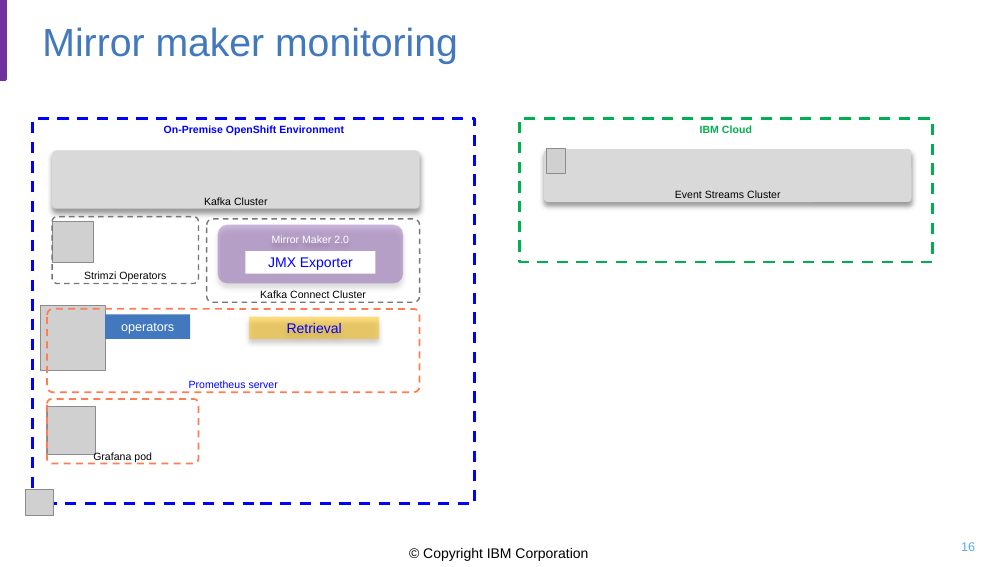
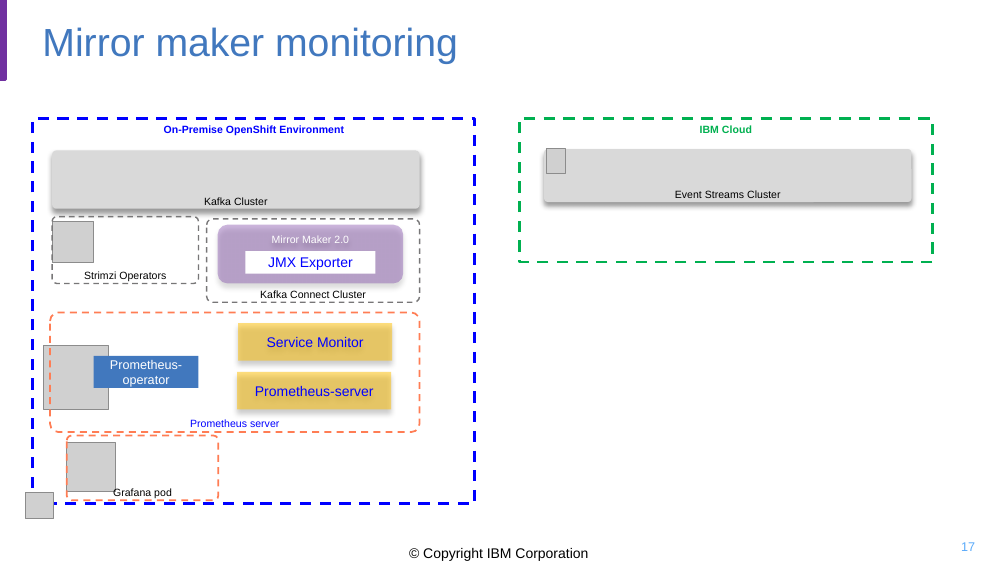
Before and after one commit to jbcodeforce/kp-data-replication, a slide deck: slide 17 of mm2-diagrams.pptx (slide 16 before the commit). Drawn at 1008x567 pixels with LibreOffice and Linux fonts; fonts in the diff are those of the drawing; grey boxes stand for pictures; background and template pictures are left out. Boxes give left, top, right and bottom in pixels: in the first picture for what was removed or moved away, otherwise in the second. Text is boxed around its words. In the diff, an @@ line names an element or a change of style, - is before the commit and + after.

```diff
--- a/mm2-diagrams.pptx
+++ b/mm2-diagrams.pptx
@@ rounded rectangle "Prometheus server": place and size @@
-rounded rectangle "Prometheus server" at box(47, 308, 420, 392)
+rounded rectangle "Prometheus server" at box(50, 312, 420, 432)
@@ rectangle added at box(238, 324, 392, 361), fill #FFC000 at 50% opacity, 10 pt, text #0000FF @@
+Service Monitor
@@ picture: place and size @@
-picture at box(40, 305, 105, 370)
+picture at box(43, 346, 108, 410)
@@ rectangle "Prometheus- operator": place and size @@
-rectangle "Prometheus- operator" at box(105, 314, 190, 339)
+rectangle "Prometheus- operator" at box(94, 356, 199, 388)
@@ text in rectangle at box(110, 360, 182, 387): text changed @@
-operators
+Prometheus- operator
@@ rectangle "Prometheus-server": place and size @@
-rectangle "Prometheus-server" at box(249, 317, 379, 339)
+rectangle "Prometheus-server" at box(237, 372, 391, 409)
@@ text in rectangle at box(255, 386, 374, 396): text changed @@
-Retrieval
+Prometheus-server
@@ picture: place and size @@
-picture at box(47, 406, 96, 455)
+picture at box(67, 443, 115, 491)
@@ rounded rectangle "Grafana pod": place and size @@
-rounded rectangle "Grafana pod" at box(47, 399, 199, 464)
+rounded rectangle "Grafana pod" at box(67, 435, 218, 500)
@@ page number at box(961, 542, 975, 551): text changed @@
-16
+17
```
Also in this commit, not shown: 1 slide added, 6 other files.
